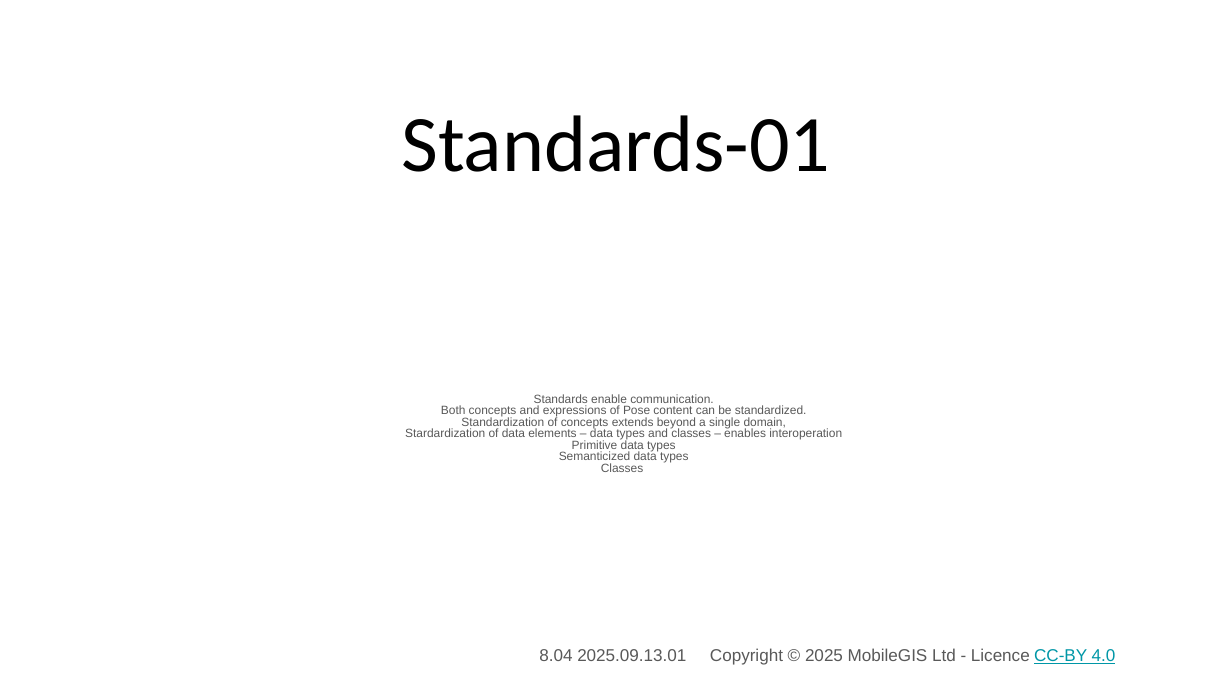
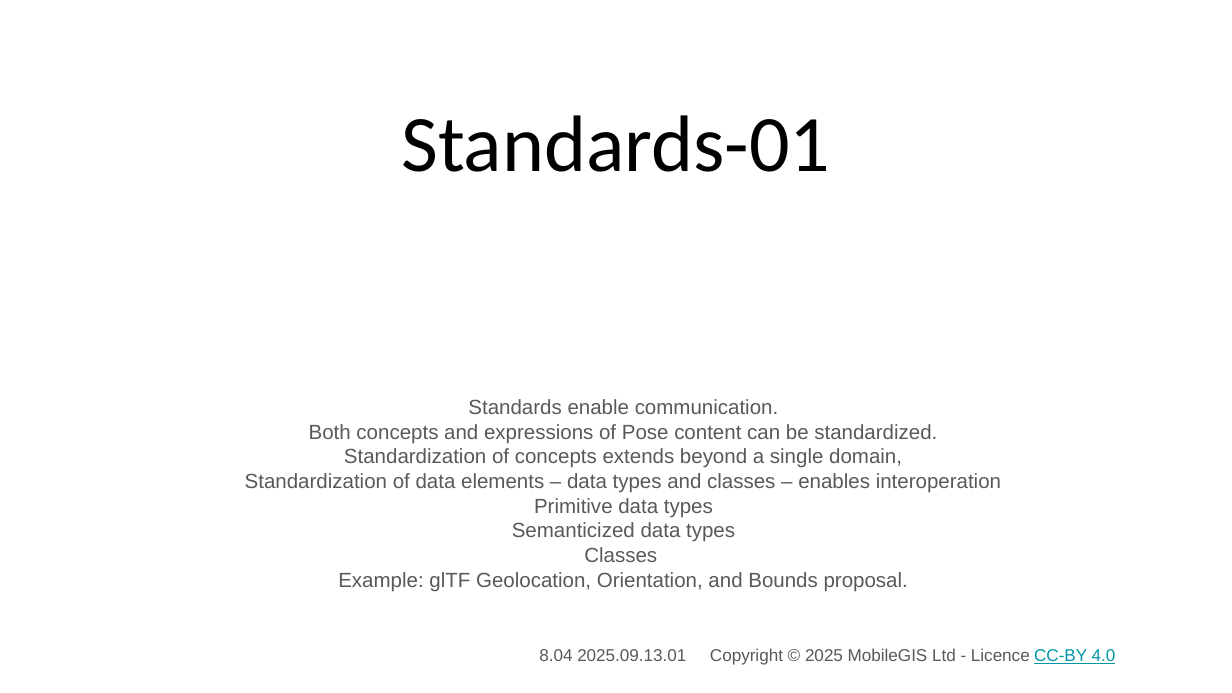
Before and after one commit to 3DXScape/PoseBits, a slide deck: slide 3 of Slides/Standards/Pose_Standards_01.pptx. Drawn at 1232x693 pixels with LibreOffice and Linux fonts; fonts in the diff are those of the drawing; background and template pictures are left out. Boxes give left, top, right and bottom in pixels: in the first picture for what was removed or moved away, otherwise in the second. Text is boxed around its words. In the diff, an @@ line names an element or a change of style, - is before the commit and + after.

```diff
--- a/Slides/Standards/Pose_Standards_01.pptx
+++ b/Slides/Standards/Pose_Standards_01.pptx
@@ subtitle at <box>309,399,937,562</box>: size 7 to 12 pt in "Standards enable communication.", "Both concepts and expressions of Pose content ...", "Standardization of concepts extends beyond a single ...", "Primitive data types" and 2 more places; line spacing 0.8 to 1 @@
@@ subtitle at <box>245,473,1001,493</box>: text changed; size 7 to 12 pt @@
-Stardardization of data elements – data types and classes – enables interoperation
+Standardization of data elements – data types and classes – enables interoperation
@@ subtitle at <box>338,572,908,592</box>: paragraph added @@
+Example: glTF Geolocation, Orientation, and Bounds proposal.
```
Also in this commit, not shown: 1 other slide changed, 2 slides added, 1 slide removed, 2 other files.
